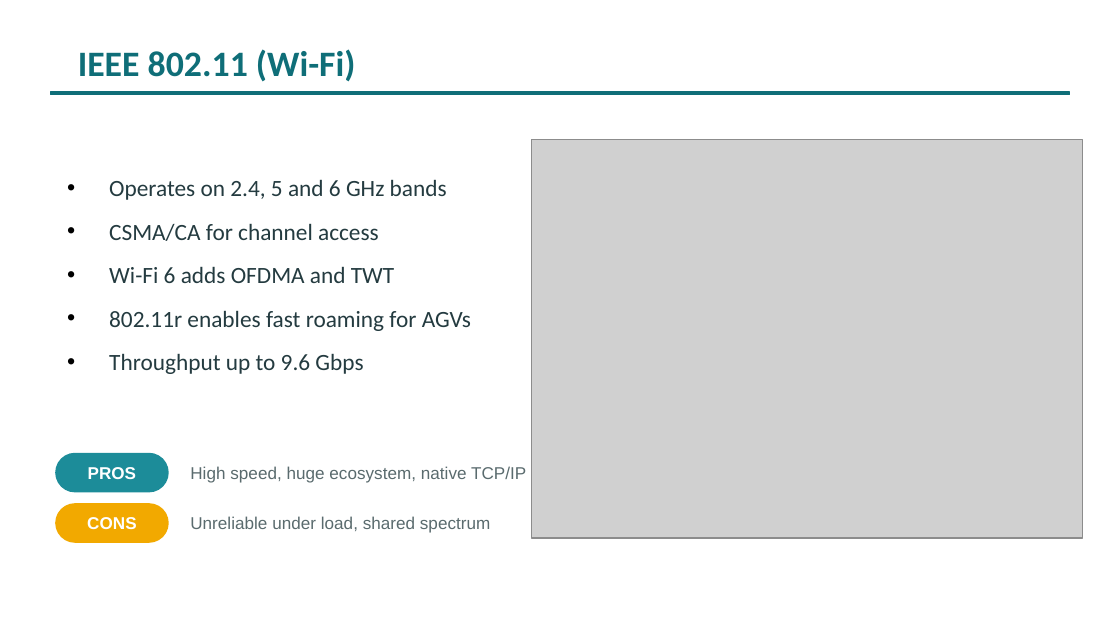
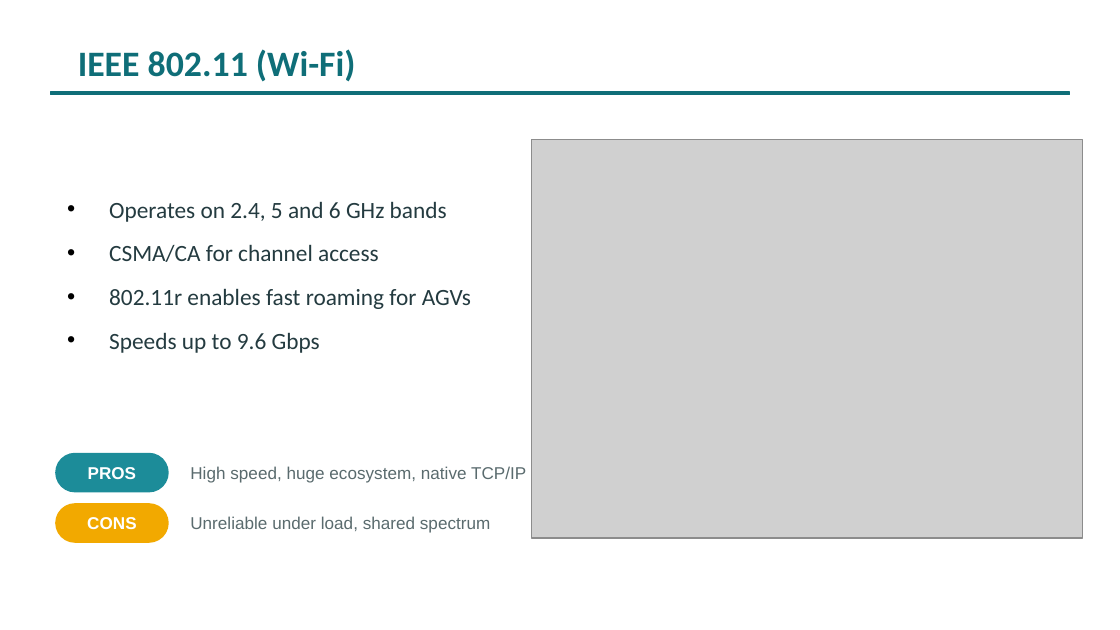
Before and after one commit to muji567/Industrial_-Communication_-Standard_B5, a slide deck: slide 11 of ics_presentation.pptx. Drawn at 1120x630 pixels with LibreOffice and Linux fonts; fonts in the diff are those of the drawing; grey boxes stand for pictures. Boxes give left, top, right and bottom in pixels: in the first picture for what was removed or moved away, otherwise in the second. Text is boxed around its words. In the diff, an @@ line names an element or a change of style, - is before the commit and + after.

```diff
--- a/ics_presentation.pptx
+++ b/ics_presentation.pptx
@@ text at <box>109,266,394,283</box>: paragraph removed @@
-• Wi-Fi 6 adds OFDMA and TWT
@@ text at <box>109,332,320,353</box>: text changed @@
-• Throughput up to 9.6 Gbps
+• Speeds up to 9.6 Gbps
```
Also in this commit, not shown: 2 other slides changed, 1 slide removed, 1 other file.
